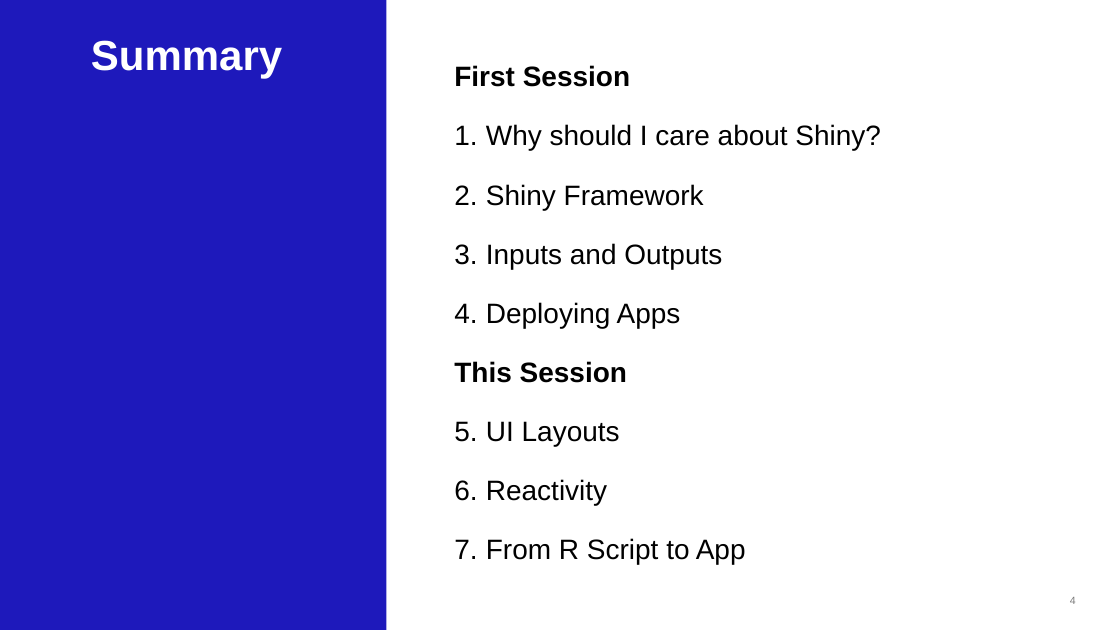
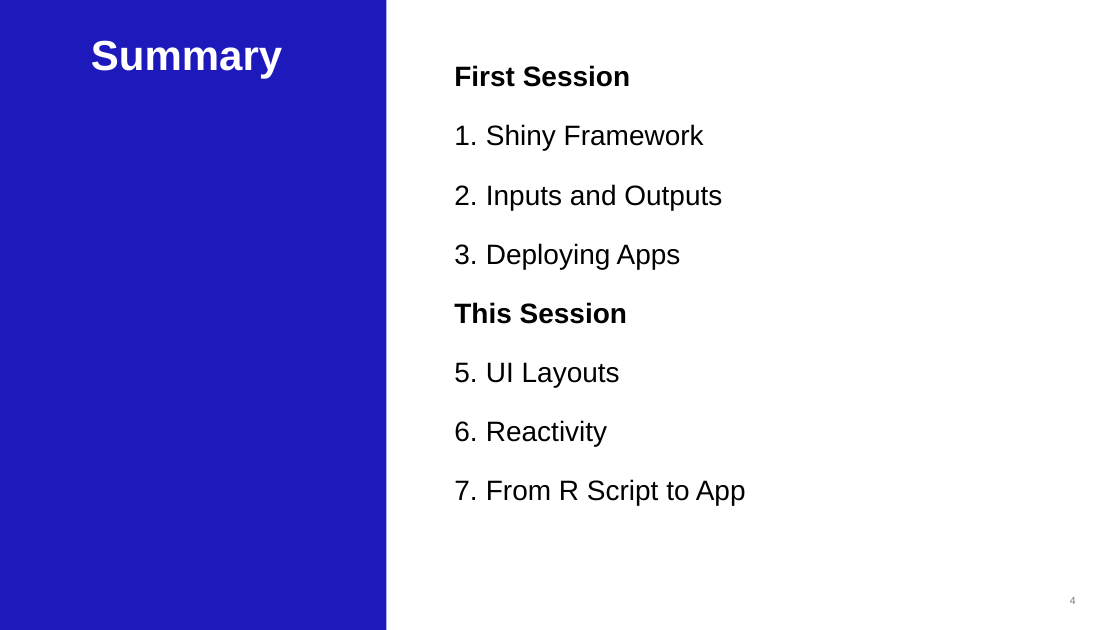
Before and after one commit to jhhughes256/pfe_shiny_intro, a slide deck: slide 4 of shiny_intro_slides_part2.pptx. Drawn at 1120x630 pixels with LibreOffice and Linux fonts; fonts in the diff are those of the drawing; background and template pictures are left out. Boxes give left, top, right and bottom in pixels: in the first picture for what was removed or moved away, otherwise in the second. Text is boxed around its words. In the diff, an @@ line names an element or a change of style, - is before the commit and + after.

```diff
--- a/shiny_intro_slides_part2.pptx
+++ b/shiny_intro_slides_part2.pptx
@@ subtitle at (486,124,881,150): paragraph removed @@
-1. Why should I care about Shiny?
```
Also in this commit, not shown: 1 other slide changed, 4 slides removed, 1 other file.
